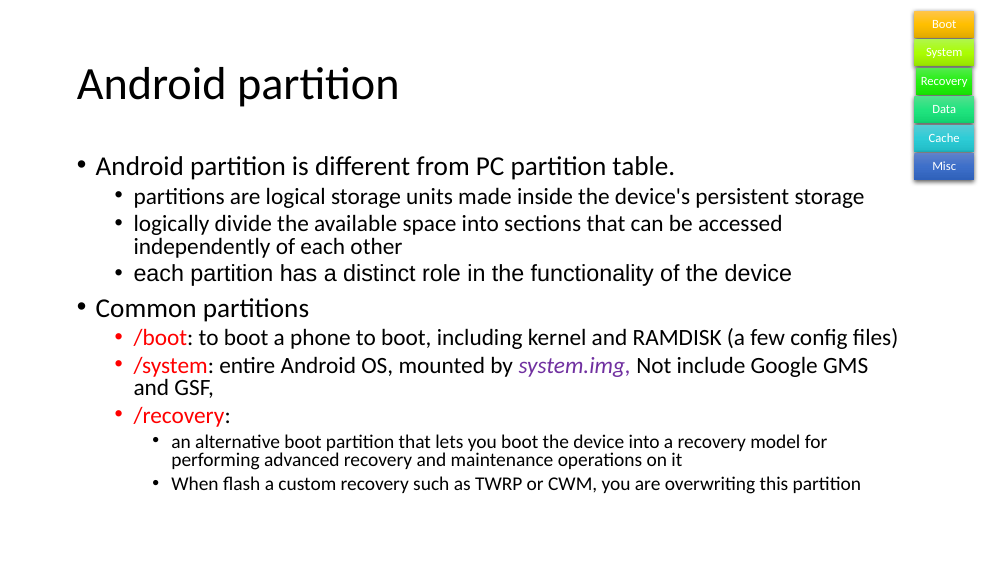
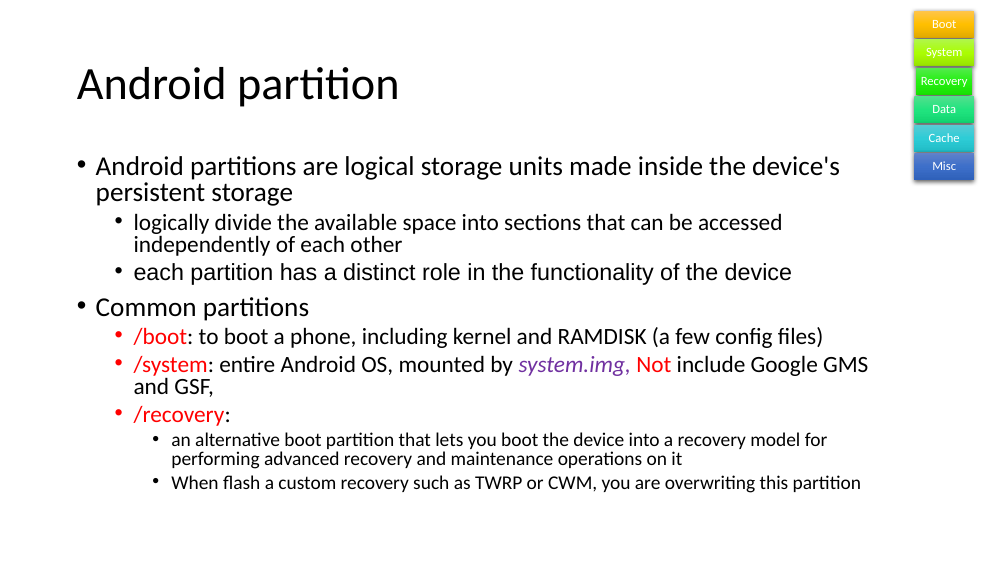
Before and after one commit to frankwxu/digital-forensics-lab, a slide deck: slide 32 of Andriod10/0_Intro_Pixel3_Andriod10.pptx (slide 28 before the commit). Drawn at 1008x567 pixels with LibreOffice and Linux fonts; fonts in the diff are those of the drawing; background and template pictures are left out. Boxes give left, top, right and bottom in pixels: in the first picture for what was removed or moved away, otherwise in the second. Text is boxed around its words. In the diff, an @@ line names an element or a change of style, - is before the commit and + after.

```diff
--- a/Andriod10/0_Intro_Pixel3_Andriod10.pptx
+++ b/Andriod10/0_Intro_Pixel3_Andriod10.pptx
@@ text at box(96, 156, 840, 206): text changed; size 22.2 to 25.9 pt @@
-• Android partition is different from PC partition table.
-  • partitions are logical storage units made inside the device's persistent storage
+• Android partitions are logical storage units made inside the device's persistent storage
@@ text at box(134, 327, 823, 348): text changed @@
-  • /boot: to boot a phone to boot, including kernel and RAMDISK (a few config files)
+  • /boot: to boot a phone, including kernel and RAMDISK (a few config files)
@@ text at box(134, 355, 868, 397): text colour #000000 to #FF0000 in "Not" @@
```
Also in this commit, not shown: 10 other slides changed, 4 slides added, 1 other file.
